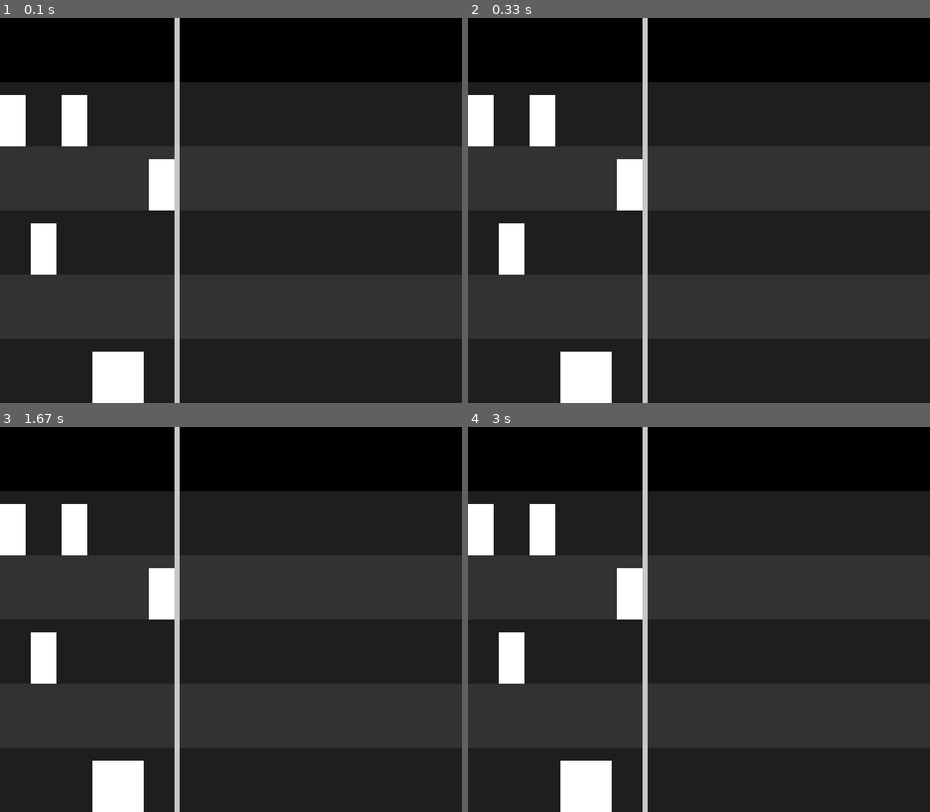
Above: before the commit, frames 1-4 (two rows, left to right).
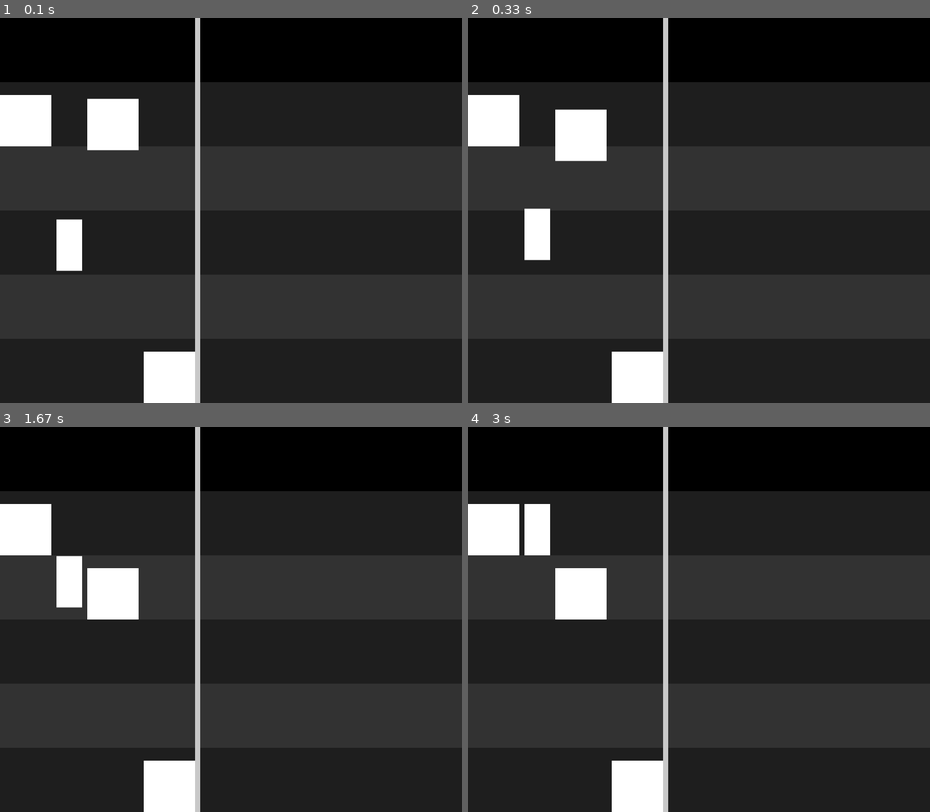
Above: after the commit, the same moments.

Repository: niklasdhein/EiP-Praktium-Aufzugssimulation
Game: pygame game, started from simulation.py
Two runs of this game, one before a commit and one after it. Both use one fixed random seed, a clock stepped at 60 frames per second and the inputs below.
Inputs:
- Up to frame 1 (0.1 s): no input
- Up to frame 2 (0.33 s): no input
- Up to frame 3 (1.67 s): no input
- Up to frame 4 (3 s): no input

The runs differ from the first frame. In frame 1, 10% of the frame differs, in the area x 5-44%, y 0-100%; in frame 2, 10%; in frame 3, 10%; in frame 4, 9.0%.

Commit message:
basis aufzug logik

Diff:
--- a/building.py
+++ b/building.py
@@ -1,8 +1,11 @@
 class Building:
     level_height = 250
-    def __init__(self, levels: int) -> None:
-        self.levels = levels
-        self.height = self.level_height * self.levels
+    def __init__(self, levels: int, bottom_y: int) -> None:
+        self.levels = levels        # amount of levels the building contains
+        self.height = self.level_height * self.levels   # building height in px
+        self.bottom_y = bottom_y    # y-coordinate of the bottom edge
 
-        self.elevator_controller = None
-        self.staircase = None
+        self.elevator_controller = None     # reference to the elevator controller the building contains
+        self.staircase = None               # reference to the staircase the building contains
+
+        self.graphics = []          # Reference to the level graphics
--- a/elevator.py
+++ b/elevator.py
@@ -9,7 +9,53 @@
         else:
             self.width = 100
 
-        self.level = 0          # tracks the current level of the elevator
-        self.direction = 0      # tracks the direction the elevator is moving
-        self.queue = []         # tracks the target levels
-        position_y = None       # int that tracks the specific
+        self.level = 0              # tracks the current level of the elevator
+        self.direction = 0          # tracks the direction the elevator is moving
+        self.queue = []             # tracks the target levels
+        self.target_level = None    # tracks the level travelling to
+        self.target_y = None        # tracks target y coordinate
+
+        self.graphics = None        # stores the pygame object like rect, sprite, ..
+
+    def move_to_target_level(self, dt: float) -> None:
+        """
+        Moves the elevator to the target level.
+        In order to move smoothly and correctly it needs the deltatime calculated
+        by pygame in the game loop.
+        It also needs the height of the levels in the building to calculate
+        the correct target coordinate.
+        """
+        # return if no target is set to save resources
+        if not self.target_level: return
+
+        # move the elevator a bit each frame
+        self.graphics.y += self.direction * self.speed * dt
+
+        # check if it has arrived
+        if self.direction == -1 and self.graphics.y <= self.target_y\
+        or self.direction == 1 and self.graphics.y >= self.target_y:
+            self.graphics.y = self.target_y
+            self.remove_target()
+
+    def remove_target(self) -> None:
+        """
+        Little function, that just clears up variables used to manage travelling
+        to save resources.
+        """
+        self.target_level = None
+        self.target_y = None
+        self.direction = 0
+
+    def set_target(self, target_level: int, building: Building) -> None:
+        """
+        Calculates the target y postion and sets the target level
+        the elevator should travel to.
+        To do that correctly it needs information about the height of
+        each level as well as the window height, since the building is
+        drawn bottom to top.
+        """
+        self.target_level = target_level
+        self.target_y = building.bottom_y - target_level * building.level_height - self.height
+        if self.graphics.y < self.target_y: self.direction = 1
+        elif self.graphics.y > self.target_y: self.direction = -1
+        else: self.direction = 0
--- a/simulation.py
+++ b/simulation.py
@@ -1,5 +1,6 @@
 import pygame
 import random
+import math
 
 # custom scripts
 from elevator import Elevator
@@ -7,6 +8,46 @@
 from passenger import Passenger
 from building import Building
 
+
+# === sim setup methods ===
+def create_random_elevators(building: Building, margin_x: int=20) -> [Elevator]:
+    """
+    Creates and returns a list of random elevator objects.
+    What it does:
+        - random capacity (big or small elevator)
+        - random travel speed
+        - random start level
+        - random start direction
+    Also creates a pygame rect used to draw the elevator.
+    """
+    random_elevators = []
+    offset_x = 0
+    for i in range(random.randint(2, 5)):
+        # instantiate the elevator
+        random_elevator = Elevator(capacity=random.randint(300, 2500), speed=200)
+        random_elevator.level = random.randint(0, building.levels-1)
+
+        # instantiate the pygame part
+        random_elevator.graphics = pygame.Rect(offset_x, height - Building.level_height * random_elevator.level - Elevator.height, random_elevator.width, Elevator.height)
+        offset_x += random_elevator.width + margin_x
+
+        # give it a random target level
+        random_elevator.set_target(target_level=random.randint(0, building.levels-1), building=building)
+
+        random_elevators.append(random_elevator)
+    return random_elevators
+
+def get_total_elevator_width(elevators: [Elevator], margin_x: int=20) -> int:
+    """
+    Takes a list of elevators and the margin between each of them in px.
+    Then calculates the width all of the elevators need (x-axis)
+    and returns it.
+    """
+    total_elevator_width = 0
+    for e in elevators:
+        total_elevator_width += e.graphics.width
+    total_elevator_width += margin_x * (len(elevators)-1)
+    return total_elevator_width
 
 # === vars ===
 
@@ -24,35 +65,22 @@
 # == pre sim stuff ==
 
 # create the building to simulate
-building = Building(levels=5)
+building = Building(levels=5, bottom_y=height)
+for i in range(building.levels):
+    building.graphics.append(pygame.Rect(0, building.bottom_y - (i+1)\
+    * Building.level_height, width, Building.level_height))
 
-# create the levels as rects.
-# creates rects each stretching complete x length width fixed height set in building.py.
-# the levels are stacked from bottom to top.
-level_rects = []
-for i in range(building.levels):
-    level_rects.append(pygame.Rect(0, height - (i+1) * Building.level_height, width, Building.level_height))
-
-# create random elevator objects
-random_elevators = []
-for i in range(random.randint(1, 5)):
-    random_elevator = Elevator(capacity=random.randint(300, 2500), speed=10)
-    random_elevator.level = random.randint(0, building.levels-1)
-    random_elevators.append(random_elevator)
+# list of randomly generated elevator objects
+random_elevators = create_random_elevators(building=building)
 
 # calculate the width all elevators occupy
-margin_x = 20   # leave 20px space between elevators
-total_elevator_width = 0
-for r in random_elevators:
-    total_elevator_width += r.width
-total_elevator_width += margin_x * (len(random_elevators)-1)
+total_elevator_width = get_total_elevator_width(random_elevators)
 
 # create elevator controller
 elevator_controller = ElevatorController(elevators=random_elevators)
 
 # create a line seperating elevators and rest
 seperator_line_rect = pygame.Rect(total_elevator_width, 0, 20, height)
-
 
 # === game loop ===
 running = True
@@ -65,26 +93,18 @@
         if event.type == pygame.QUIT:
             running = False
 
-    # -- draw each level --
-    for i in range(len(level_rects)):
-        pygame.draw.rect(screen, (30, 30, 30) if i % 2 == 0 else (50, 50, 50), level_rects[i])
+    # === movement testing ===
+    # move each elevator to target level
+    for e in random_elevators:
+        e.move_to_target_level(dt=dt)
 
-    # -- elevator stuff --
-    # get all elevators the controller contains and draw them next to each other.
-    # draw big elevators double as wide as normal ones.
-    # keeps a small margin between them, calculated before the sim starts.
-    offset_x = 0
-    elevator_rects = []
-    for i in range(len(elevator_controller.elevators)):
-        # create pygame rect
-        elevator_rects.append(pygame.Rect(offset_x, height - Building.level_height * elevator_controller.elevators[i].level - Elevator.height, elevator_controller.elevators[i].width, Elevator.height))
-
-        # calculate offset
-        offset_x += elevator_controller.elevators[i].width + margin_x
+    # draw each level
+    for i in range(len(building.graphics)):
+        pygame.draw.rect(screen, (30, 30, 30) if i % 2 == 0 else (50, 50, 50), building.graphics[i])
 
     # draw the elevators
-    for e in elevator_rects:
-        pygame.draw.rect(screen, (255, 255, 255), e)
+    for e in random_elevators:
+        pygame.draw.rect(screen, (255, 255, 255), e.graphics)
 
     # draw a line seperating elevators and rest of level
     pygame.draw.rect(screen, (200, 200, 200), seperator_line_rect)
